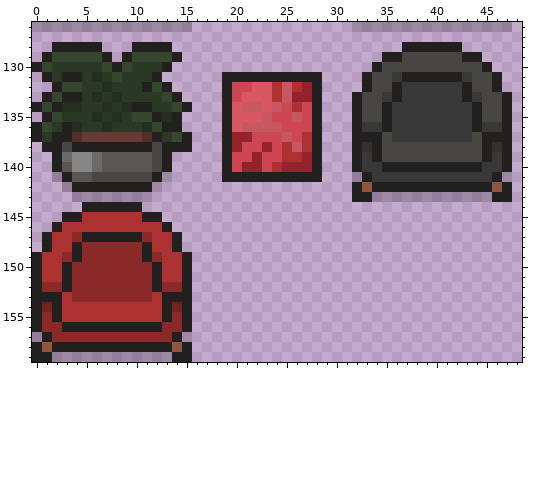
Pixel-art file, stored at rooms/office/office.aseprite. Above, as it was before the edit.
160x160 pixels, 1 frame. Colours within 5 levels of each other are drawn and written as one. Shown: x 0..48, y 126..159.
New version:
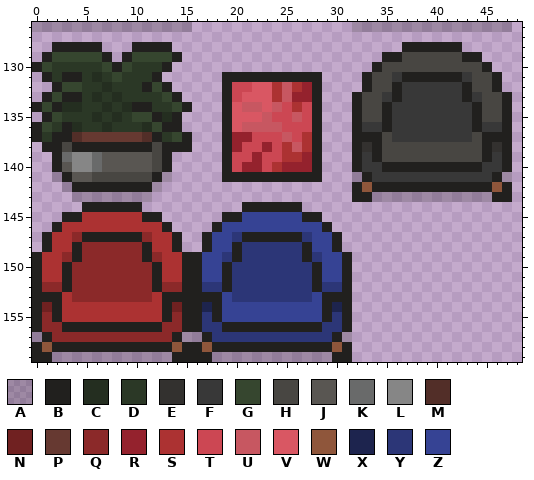
Palette (. is transparent): A #00000032  B #21201e  C #242e20  D #2b3826  E #33312f  F #383838  G #36462f  H #484642  J #595652  K #696a6a  L #868686  M #522e28  N #702121  P #663931  Q #8b2929  R #94222d  S #ac3232  T #cc4753  U #c75761  V #d95763  W #8f563b  X #1d244e  Y #2c3677  Z #364394
Message: Changed lecture hall and office sprites
Edits made:
--- layer "Hallway"
@@ x 14..33 @@
 143 ..................BB
-144 ....................
-145 ....................
-146 ....................
-147 B...................
-148 B...................
-149 SB..................
-150 SB..................
-151 SB..................
-152 QB..................
-153 BB..................
-154 NB..................
-155 QB..................
-156 QB..................
-157 BA..................
-158 WB..................
-159 BB..................
+144 .......BBBBBB.......
+145 .....BBZZZZZZBB.....
+146 ....BZZZZZZZZZZB....
+147 B..BZZYBBBBBBYZZB...
+148 B..BZZBYYYYYYBZZB...
+149 SBBZZYBYYYYYYBYZZB..
+150 SBBZZBYYYYYYYYBZZB..
+151 SBBZZBYYYYYYYYBZZB..
+152 QBBYYBYYYYYYYYBYYB..
+153 BBBBBZYYYYYYYYZBBB..
+154 NBBXBZZZZZZZZZZBXB..
+155 QBBYBZZZZZZZZZZBYB..
+156 QBBYYBBBBBBBBBBYYB..
+157 BAABYYYYYYYYYYYYBA..
+158 WBBWBBBBBBBBBBBBWB..
+159 BBBBAAAAAAAAAAAABB..
